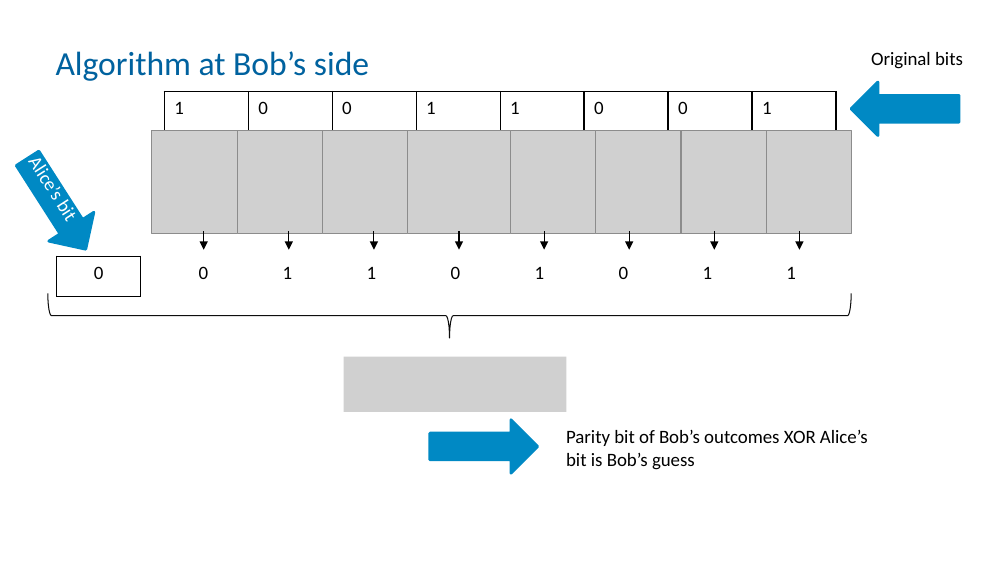
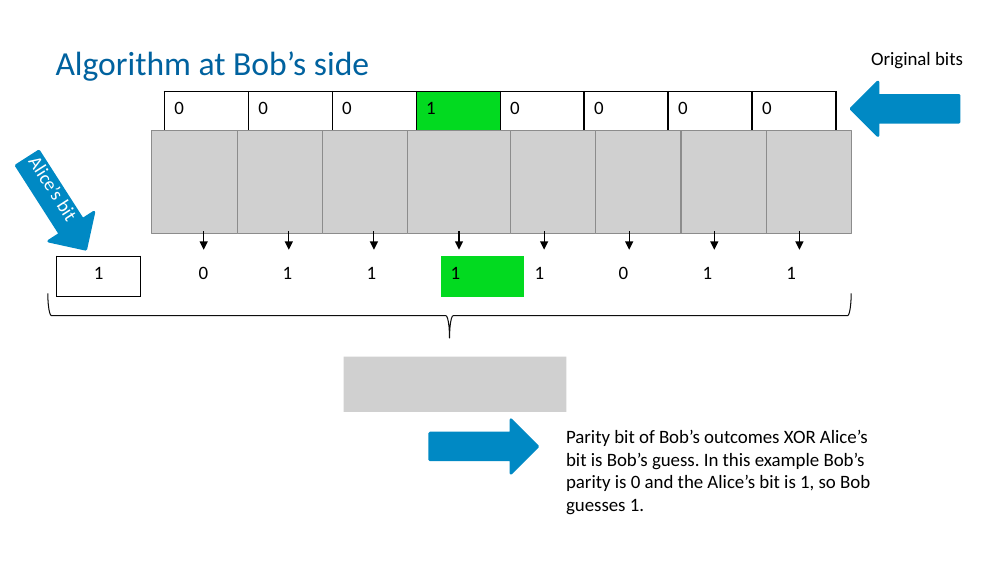
Before and after one commit to robhendrik/QSeaBattle, a slide deck: slide 2 of presentation/Algorithm for Linear model.pptx. Drawn at 1008x567 pixels with LibreOffice and Linux fonts; fonts in the diff are those of the drawing; grey boxes stand for pictures. Boxes give left, top, right and bottom in pixels: in the first picture for what was removed or moved away, otherwise in the second. Text is boxed around its words. In the diff, an @@ line names an element or a change of style, - is before the commit and + after.

```diff
--- a/presentation/Algorithm for Linear model.pptx
+++ b/presentation/Algorithm for Linear model.pptx
@@ table at bbox=[164, 92, 834, 133] @@
-row 1: 1 | 0 | 0 | 1 | 1 | 0 | 0 | 1
+row 1: 0 | 0 | 0 | 1 | 0 | 0 | 0 | 0
@@ fill none to #02DA20 in row 1, column 4 @@
@@ table at bbox=[56, 256, 140, 296] @@
-row 1, column 1: 0
+row 1, column 1: 1
@@ table at bbox=[188, 256, 858, 297] @@
-row 1, column 4: 0
+row 1, column 4: 1
@@ fill none to #02DA20 in row 1, column 4 @@
@@ text at bbox=[566, 430, 870, 515]: text changed @@
-Parity bit of Bob’s outcomes XOR Alice’s bit is Bob’s guess
+Parity bit of Bob’s outcomes XOR Alice’s bit is Bob’s guess. In this example Bob’s parity is 0 and the Alice’s bit is 1, so Bob guesses 1.
```
Also in this commit, not shown: 1 other slide changed, 2 other files.
